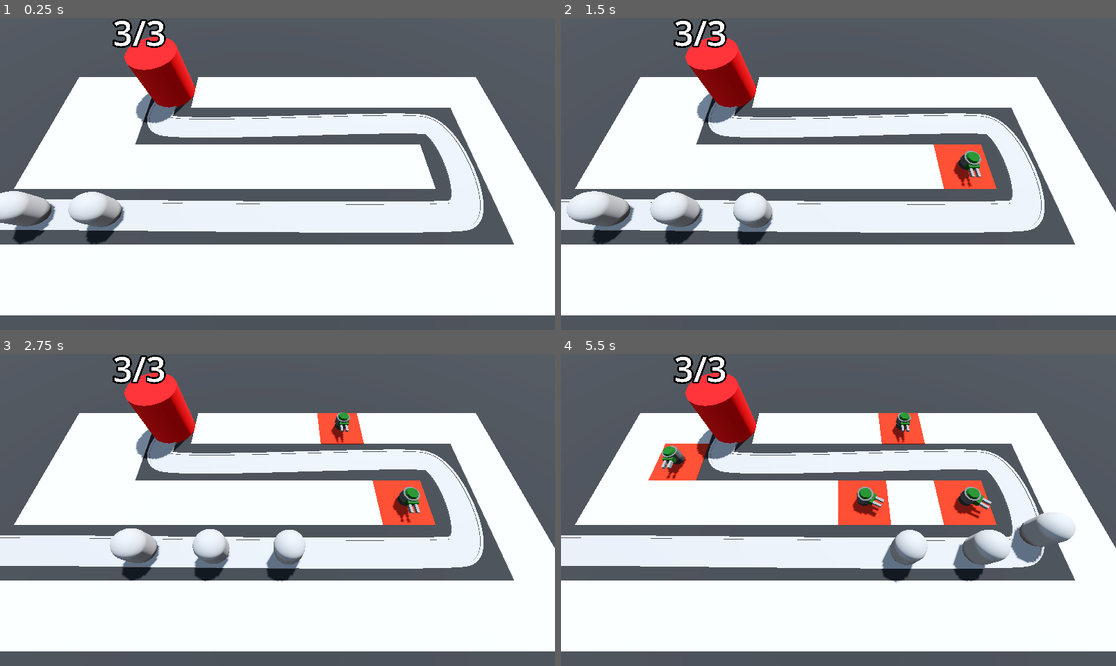
Above: before the commit, frames 1-4 (two rows, left to right).
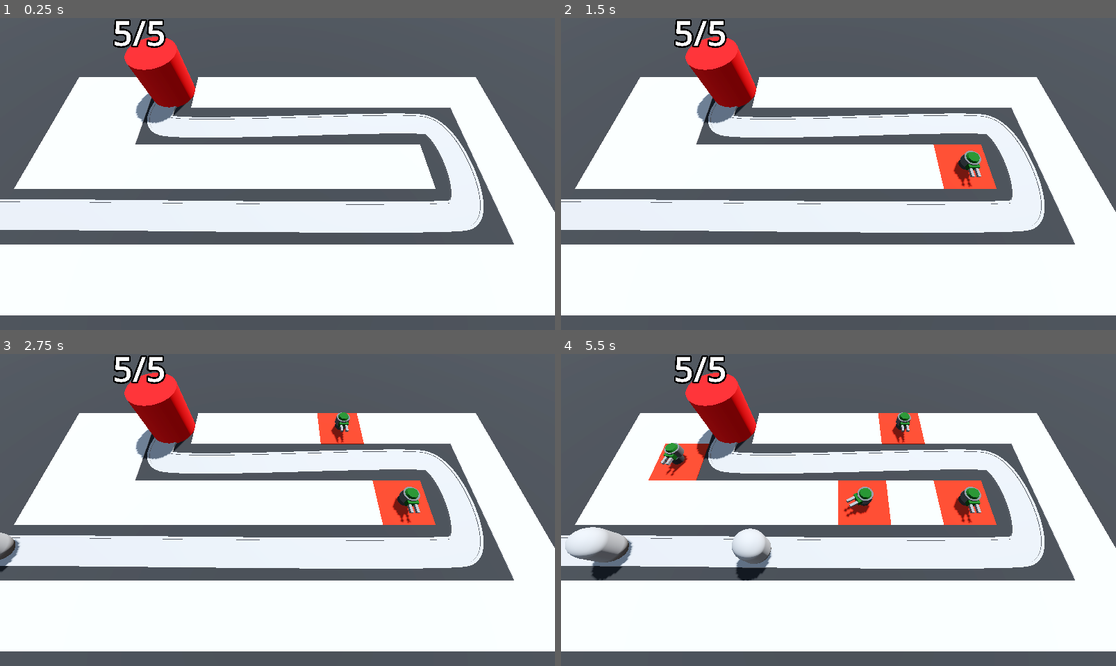
Above: after the commit, the same moments.

Repository: MateuszKosowski/Barbarian-Tower-Defense
Game: Godot game, scene res://Scenes/BaseLvl.tscn
Same seed, same stepped clock (60 frames per second), same inputs: the game is played once before the commit and once after it.
Inputs (mouse positions are in pixels of both pictures, inside the frame that each line leads up to):
- Up to frame 1 (0.25 s): no input
- Up to frame 2 (1.5 s): move the mouse to (960, 158) at 0.52 s; press the mouse at (960, 158) at 0.53 s; move the mouse to (727, 189) at 1.27 s; release the mouse at (727, 189) at 1.28 s; click (727, 189) at 1.35 s
- Up to frame 3 (2.75 s): move the mouse to (333, 441) at 2.02 s; press the mouse at (333, 441) at 2.03 s
- Up to frame 4 (5.5 s): move the mouse to (810, 572) at 2.77 s; release the mouse at (810, 572) at 2.78 s; click (810, 572) at 2.85 s; move the mouse to (1005, 556) at 3.52 s; press the mouse at (1005, 556) at 3.53 s; move the mouse to (672, 463) at 4.27 s; release the mouse at (672, 463) at 4.28 s; click (672, 463) at 4.35 s; move the mouse to (866, 510) at 5.02 s; press the mouse at (866, 510) at 5.03 s

The runs differ from the first frame. In frame 1, 2.1% of the frame differs, in the area x 0-30%, y 0-73%; in frame 2, 2.8%; in frame 3, 2.6%; in frame 4, 5.3%, in the area x 0-93%, y 0-74%.

Commit message:
Spawning enemies

Diff:
--- a/Scenes/Base/base.gd
+++ b/Scenes/Base/base.gd
@@ -1,7 +1,7 @@
 extends Node3D
 
 @onready var label_3d: Label3D = $Label3D
-@export var max_hp: int = 3
+@export var max_hp: int = 5
 var color_step: float = 1.0/max_hp
 var color_progress: float = 0
 var current_hp: int:
--- a/Scenes/BaseLvl.tscn
+++ b/Scenes/BaseLvl.tscn
@@ -1,9 +1,10 @@
-[gd_scene load_steps=12 format=3 uid="uid://c2rwh2jkn8pn1"]
+[gd_scene load_steps=13 format=3 uid="uid://c2rwh2jkn8pn1"]
 
 [ext_resource type="PackedScene" uid="uid://coemyyu7kfwjo" path="res://Scenes/RayPickerCamera/ray_pick_camera.tscn" id="1_nda0l"]
 [ext_resource type="MeshLibrary" uid="uid://w1r1yu7eorj8" path="res://MeshLibraries/SpaceLib.tres" id="1_q5k2q"]
 [ext_resource type="PackedScene" uid="uid://b5f4u1bvar021" path="res://Scenes/Enemy/Enemy.tscn" id="2_seqym"]
 [ext_resource type="PackedScene" uid="uid://coayh1fw170fb" path="res://Scenes/Base/base.tscn" id="3_gnxop"]
+[ext_resource type="Script" path="res://Scenes/EnemyPath.gd" id="3_t8ngk"]
 [ext_resource type="Script" path="res://Scenes/TurretManager.gd" id="5_tmalv"]
 [ext_resource type="PackedScene" uid="uid://3t68klkrfmgb" path="res://Scenes/Turret/turret.tscn" id="6_wbrk8"]
 
@@ -57,11 +58,13 @@
 }
 metadata/_editor_floor_ = Vector3(0, 0, 0)
 
-[node name="Path3D" type="Path3D" parent="."]
+[node name="EnemyPath" type="Path3D" parent="."]
 curve = SubResource("Curve3D_4m5k7")
+script = ExtResource("3_t8ngk")
+enemy_scene = ExtResource("2_seqym")
 metadata/_edit_group_ = true
 
-[node name="Road" type="CSGPolygon3D" parent="Path3D"]
+[node name="Road" type="CSGPolygon3D" parent="EnemyPath"]
 polygon = PackedVector2Array(-1, 0, -1, 0.1, 1, 0.1, 1, 0)
 mode = 2
 path_node = NodePath("..")
@@ -74,7 +77,7 @@
 path_u_distance = 1.0
 path_joined = false
 
-[node name="LeftEdge" type="CSGPolygon3D" parent="Path3D"]
+[node name="LeftEdge" type="CSGPolygon3D" parent="EnemyPath"]
 polygon = PackedVector2Array(-1.1, 0, -1.1, 0.15, -0.9, 0.15, -0.9, 0)
 mode = 2
 path_node = NodePath("..")
@@ -87,7 +90,7 @@
 path_u_distance = 1.0
 path_joined = false
 
-[node name="RightEdge" type="CSGPolygon3D" parent="Path3D"]
+[node name="RightEdge" type="CSGPolygon3D" parent="EnemyPath"]
 polygon = PackedVector2Array(0.9, 0, 0.9, 0.15, 1.1, 0.15, 1.1, 0)
 mode = 2
 path_node = NodePath("..")
@@ -100,20 +103,15 @@
 path_u_distance = 1.0
 path_joined = false
 
-[node name="Enemy" parent="Path3D" instance=ExtResource("2_seqym")]
-transform = Transform3D(0.149712, 0, -0.98871, 0, 1, 0, 0.98871, 0, 0.149712, -23, 0, 6)
-
-[node name="Enemy2" parent="Path3D" instance=ExtResource("2_seqym")]
-transform = Transform3D(-0.00572063, 0, -0.999964, 0, 1, 0, 0.999964, 0, -0.00572063, -18.0014, 0, 5.95805)
-progress = 5.0
-
-[node name="Enemy3" parent="Path3D" instance=ExtResource("2_seqym")]
-transform = Transform3D(-0.00953455, 0, -0.999935, 0, 1, 0, 0.999935, 0, -0.00953455, -13.0015, 0, 5.99853)
-progress = 10.0
+[node name="SpawnTimer" type="Timer" parent="EnemyPath"]
+wait_time = 2.0
+autostart = true
 
 [node name="Base" parent="." instance=ExtResource("3_gnxop")]
 
 [node name="TurretManager" type="Node3D" parent="." node_paths=PackedStringArray("enemy_path")]
 script = ExtResource("5_tmalv")
 turret = ExtResource("6_wbrk8")
-enemy_path = NodePath("../Path3D")
+enemy_path = NodePath("../EnemyPath")
+
+[connection signal="timeout" from="EnemyPath/SpawnTimer" to="EnemyPath" method="_on_spawn_timer_timeout"]
--- /dev/null
+++ b/Scenes/EnemyPath.gd
@@ -0,0 +1,10 @@
+extends Path3D
+
+@export var enemy_scene: PackedScene
+
+func spawn_enemy() -> void:
+	var new_enemy = enemy_scene.instantiate()
+	add_child(new_enemy)
+
+func _on_spawn_timer_timeout() -> void:
+	spawn_enemy()
